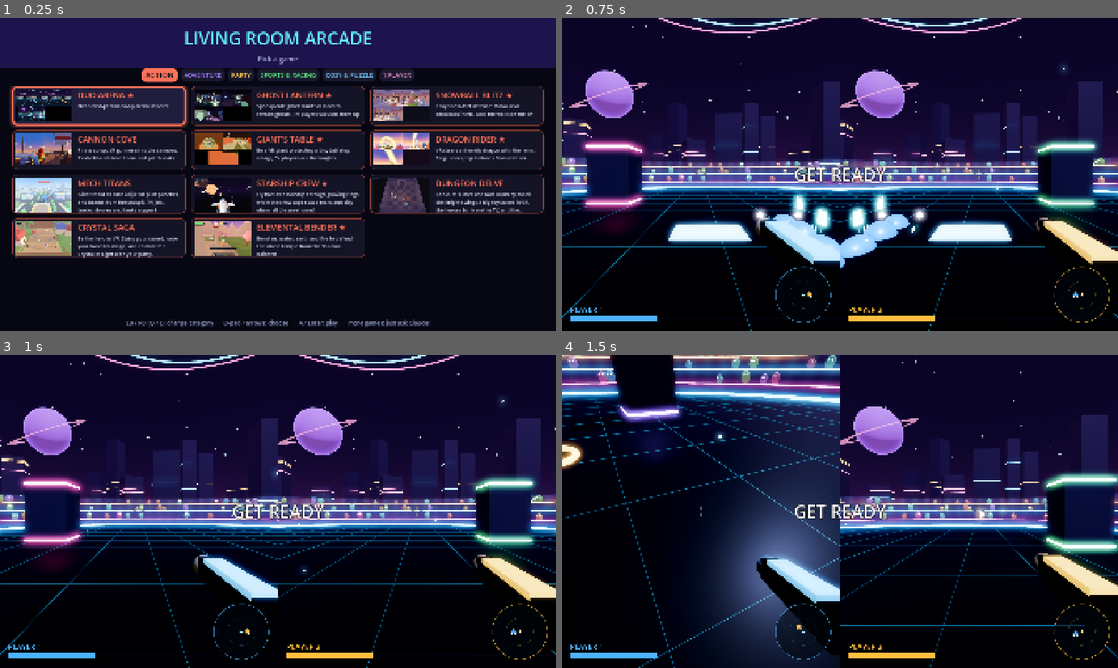
Above: before the commit, frames 1-4 (two rows, left to right).
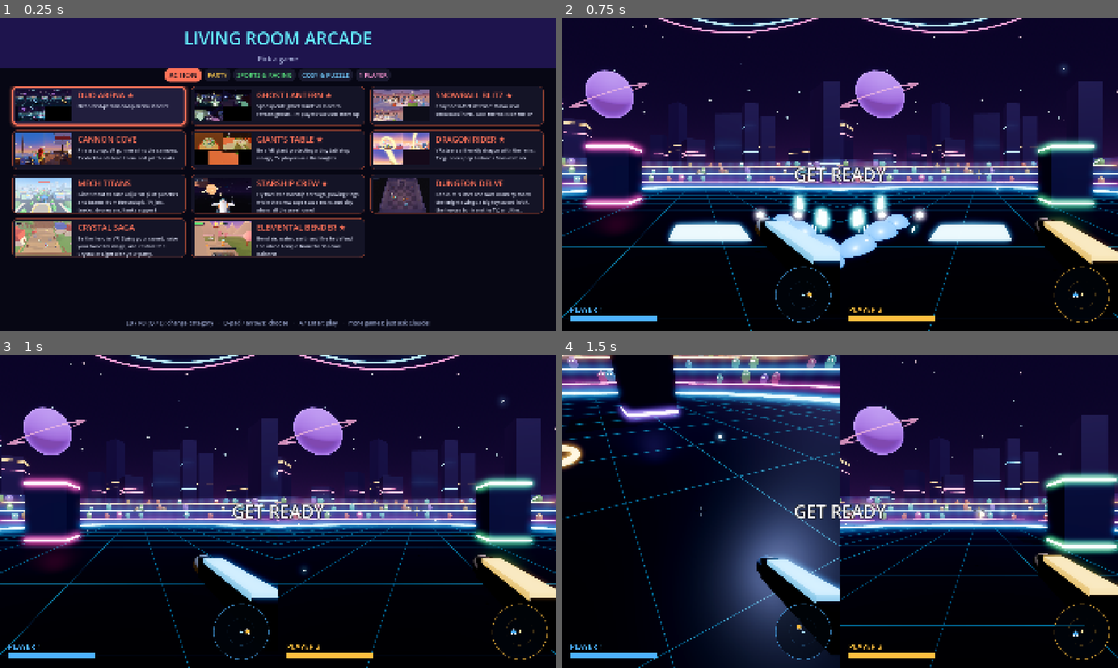
Above: after the commit, the same moments.

Repository: SimonBiggs/claude-code-steam-frame-coop
Game: Godot game, scene res://arcade.tscn
Two runs of this game, one before a commit and one after it. Both use one fixed random seed, a clock stepped at 60 frames per second and the inputs below.
Inputs (mouse positions are in pixels of both pictures, inside the frame that each line leads up to):
- Up to frame 1 (0.25 s): no input
- Up to frame 2 (0.75 s): click (662, 105) at 0.52 s
- Up to frame 3 (1 s): no input
- Up to frame 4 (1.5 s): tap Enter (ui_accept) at 1.25 s; move the mouse to (867, 511) at 1.27 s; hold Up from 1.28 s (still down); hold Q from 1.28 s (still down); click (867, 511) at 1.42 s

The runs differ from the first frame. In frame 1, 1.1% of the frame differs, in the area x 25-75%, y 16-21%; in frame 2, nothing differs; in frame 3, nothing differs; in frame 4, nothing differs.

Commit message:
Arcade thumbs decoded once and cached (Decks dropped to 1 fps switching tabs), menu rebuilds on screen size change (from arcade-deck e34afc8); Quiz Show + Mystery Manor hidden until the family OKs them
Co-Authored-By: Claude Opus 5.5 <noreply@anthropic.com>

Diff:
--- a/arcade/arcade.gd
+++ b/arcade/arcade.gd
@@ -80,10 +80,11 @@
 		"blurb": "Roll giant snowballs, stack them up, and give every snowman a carrot nose and a hat!"},
 	{"id": "dodge_ball", "multi": true, "cat": "party", "name": "SOFT DODGEBALL", "scene": "res://games/dodge_ball/main.tscn",
 		"blurb": "A friendly VR giant throws squishy balls; dodge them and bop the target on his belly!"},
-	{"id": "quiz_show", "multi": true, "cat": "party", "name": "QUIZ SHOW", "scene": "res://games/quiz_show/main.tscn",
-		"blurb": "A TV quiz for the whole family: pick a level, answer with the coloured buttons, guess the hidden picture!"},
-	{"id": "mystery_manor", "multi": true, "cat": "adventure", "name": "MYSTERY MANOR", "scene": "res://games/mystery_manor/main.tscn",
-		"blurb": "Something is missing! Find the sparkly clues in a spooky old house, then catch who did it."},
+	# Finished 2026-10-24 but reading-based: hidden until the family says yes (.backlog.md). Uncomment to show.
+	# {"id": "quiz_show", "multi": true, "cat": "party", "name": "QUIZ SHOW", "scene": "res://games/quiz_show/main.tscn",
+	# 	"blurb": "A TV quiz for the whole family: pick a level, answer with the coloured buttons, guess the hidden picture!"},
+	# {"id": "mystery_manor", "multi": true, "cat": "adventure", "name": "MYSTERY MANOR", "scene": "res://games/mystery_manor/main.tscn",
+	# 	"blurb": "Something is missing! Find the sparkly clues in a spooky old house, then catch who did it."},
 ]
 ## Tabs on the TV (LB/RB) and in VR (stick left/right). Empty categories are hidden.
 const CATEGORIES := [
@@ -392,6 +393,11 @@
 				c.queue_free()
 		buttons.clear()
 		_build_tv_menu()
+	# The screen changed size (a Deck docked to a TV, a window resized): rebuild the menu for it (columns, scroll area).
+	if grid != null and is_instance_valid(grid) and has_meta("built_for") and not (quit_panel and is_instance_valid(quit_panel)) \
+			and get_viewport().get_visible_rect().size != get_meta("built_for"):
+		_on_hot_reload()
+		set_meta("built_for", get_viewport().get_visible_rect().size)
 	if join_deadline > 0 and Time.get_ticks_msec() > join_deadline:
 		_lobby_offline()
 	# TV: if the VR player already started a game without us, join it (their game broadcasts it).
@@ -422,6 +428,7 @@
 	layer.add_child(bg)
 	bg.set_anchors_and_offsets_preset(Control.PRESET_FULL_RECT)
 	var glow := ColorRect.new()  # a soft band of colour behind the title
+	glow.name = "TitleBand"
 	glow.color = Color(0.12, 0.08, 0.3)
 	layer.add_child(glow)
 	glow.set_anchors_and_offsets_preset(Control.PRESET_TOP_WIDE)
@@ -442,6 +449,7 @@
 	title.horizontal_alignment = HORIZONTAL_ALIGNMENT_CENTER
 	box.add_child(title)
 	status = Label.new()
+	status.name = "Status"
 	status.add_theme_font_size_override("font_size", 24)
 	status.add_theme_color_override("font_color", Color(0.75, 0.8, 0.95))
 	status.horizontal_alignment = HORIZONTAL_ALIGNMENT_CENTER
@@ -463,6 +471,7 @@
 	center.add_child(grid)
 	# Any tab can hold more games than fit (the 1 PLAYER tab has 35): the cards scroll, following the highlight.
 	var scroll := ScrollContainer.new()
+	scroll.name = "Cards"
 	scroll.horizontal_scroll_mode = ScrollContainer.SCROLL_MODE_DISABLED
 	scroll.follow_focus = true
 	scroll.size_flags_vertical = Control.SIZE_EXPAND_FILL
@@ -471,6 +480,7 @@
 	scroll.add_child(center)
 	box.add_child(scroll)
 	var hint := Label.new()
+	hint.name = "Hint"
 	hint.text = "LB / RB (Q / E): change category   ·   D-pad / arrows: choose   ·   A / Enter: play" + ("   ·   Start: quit" if _can_quit() else "") + "   ·   more games: just ask Claude!"
 	hint.add_theme_font_size_override("font_size", 20)
 	hint.add_theme_color_override("font_color", Color(0.6, 0.65, 0.8))
@@ -479,6 +489,7 @@
 	box.add_child(hint)
 	cat = maxi(0, tabs().find(_cat_index_of(selected)))
 	_show_category(cat, false)
+	set_meta("built_for", get_viewport().get_visible_rect().size)
 
 
 ## Categories that have at least one game, as indices into CATEGORIES.
@@ -565,10 +576,17 @@
 ## file so they need no import step; null (a text-only card) when there isn't one.
 func _thumb(id: String) -> Texture2D:
 	var path := "res://arcade/thumbs/%s.jpg" % id
-	if not FileAccess.file_exists(path):
-		return null
-	var img := Image.load_from_file(path)
-	return ImageTexture.create_from_image(img) if img else null
+	var cache: Dictionary = get_meta("thumbs", {})  # node meta: survives hot reloads and menu rebuilds, freed with the arcade
+	if cache.has(path):
+		return cache[path]
+	var tex: Texture2D = null
+	if FileAccess.file_exists(path):
+		var img := Image.new()  # from the bytes: no "loaded resource as image file" warning per card
+		if img.load_jpg_from_buffer(FileAccess.get_file_as_bytes(path)) == OK:
+			tex = ImageTexture.create_from_image(img)
+	cache[path] = tex
+	set_meta("thumbs", cache)
+	return tex
 
 
 func _make_card(i: int, colour: Color) -> Button:
